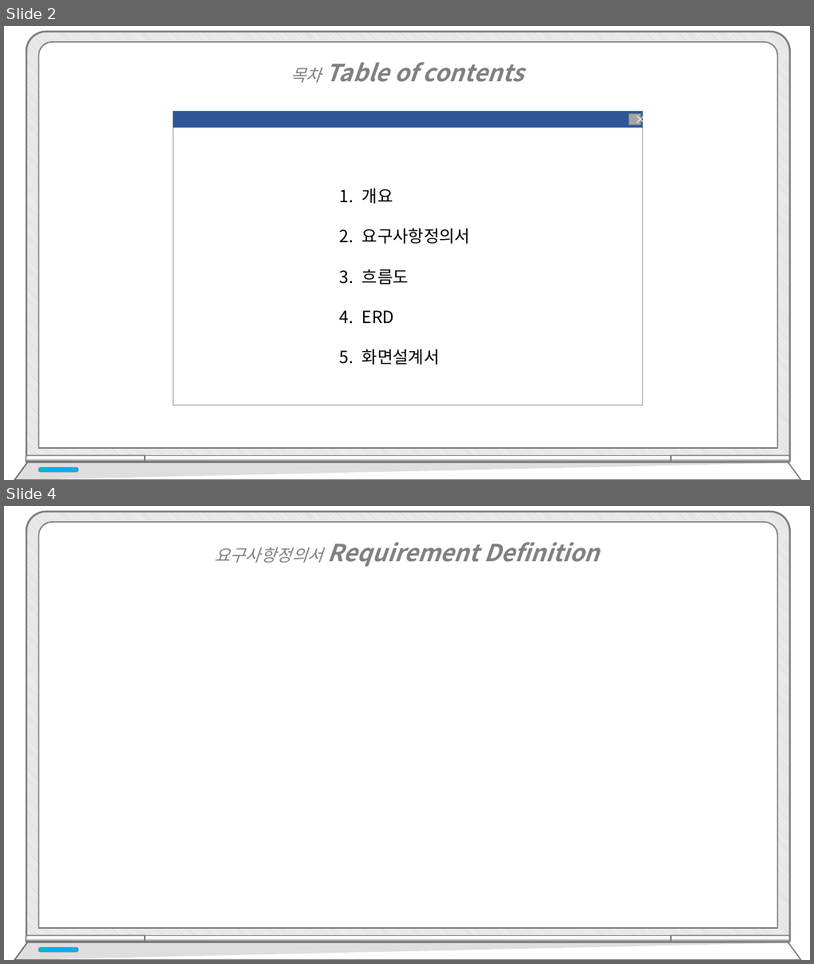
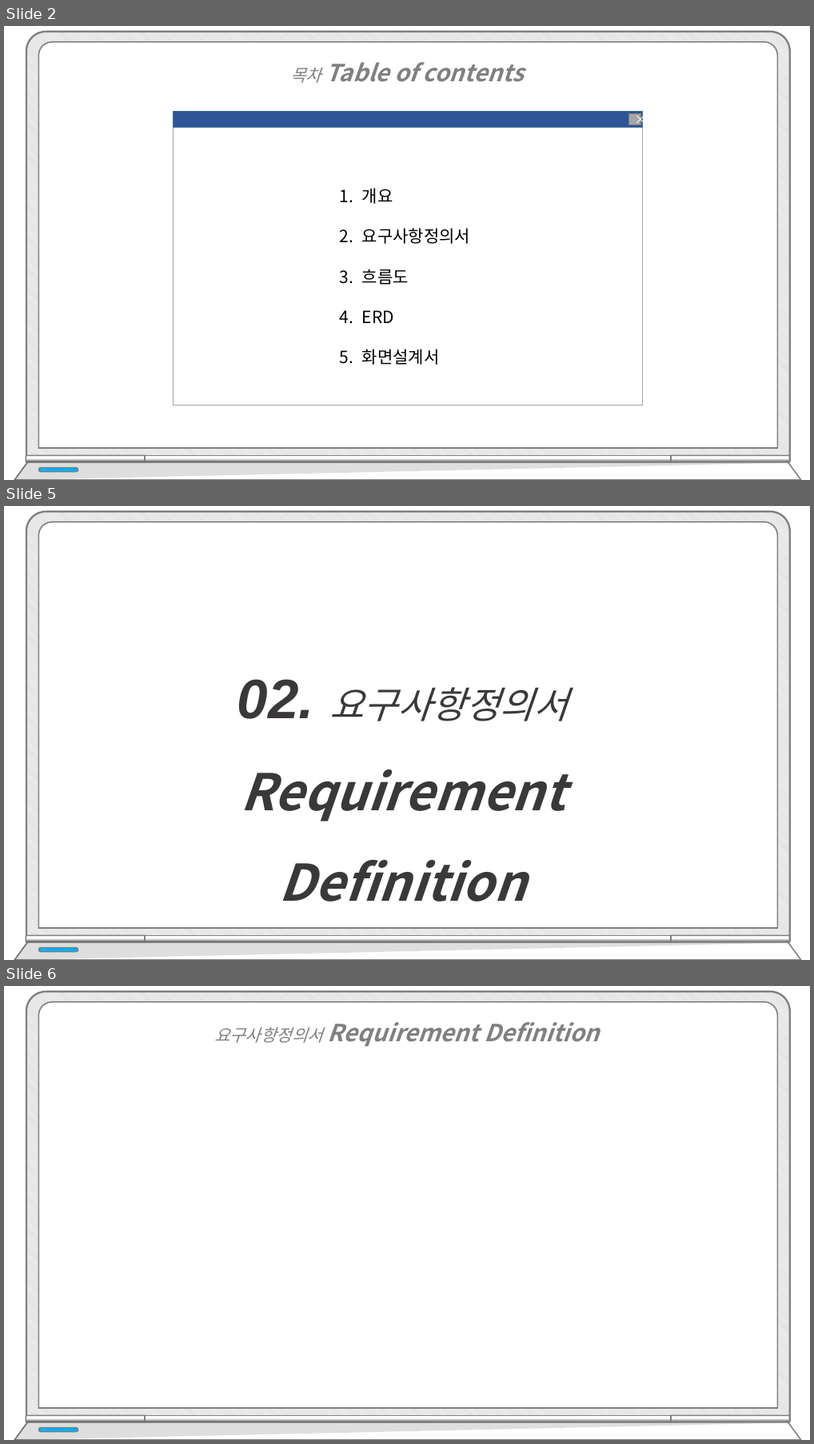
Before and after one commit to hhsw07/ezen-academy-projects, a slide deck: WebContent/발표/프로젝트5.pptx. Shown one above the other, each under a label of ours: slides 2 and 4 before the commit, slides 2, 5 and 6 after it; the slides between them are not shown. The pictures are 814x964 and 814x1444 pixels, drawn with LibreOffice and Linux fonts; fonts in the diff are those of the drawing; background and template pictures are left out. Boxes give left, top, right and bottom in pixels: in the first picture for what was removed or moved away, otherwise in the second. Text is boxed around its words. In the diff, an @@ line names an element or a change of style, - is before the commit and + after.

```diff
--- a/WebContent/발표/프로젝트5.pptx
+++ b/WebContent/발표/프로젝트5.pptx
@@ slide 5 added at [4, 506, 810, 960], background #FFFFFF @@
@@ text added at [238, 679, 567, 821], 60 pt, text #3B3838, bold, italic @@
+02. 요구사항정의서 Requirement Definition
@@ group added at [14, 512, 802, 960]: 5 round same rects, 2 freeform shapes, 1 rounded rectangle @@
@@ what was slide 4 is now slide 6 @@
```
Also in this commit, not shown: 1 slide changed, 5 other slides added.
